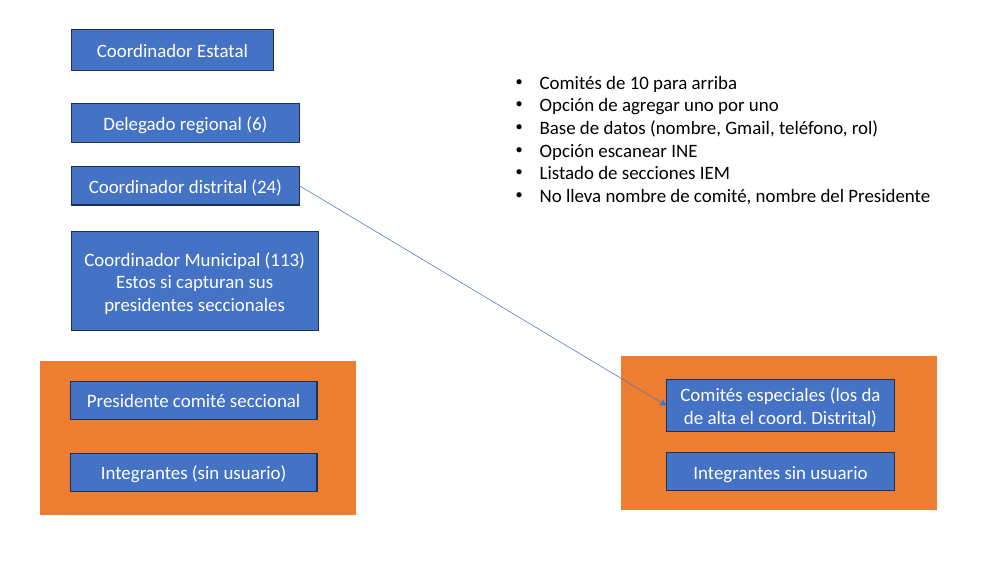
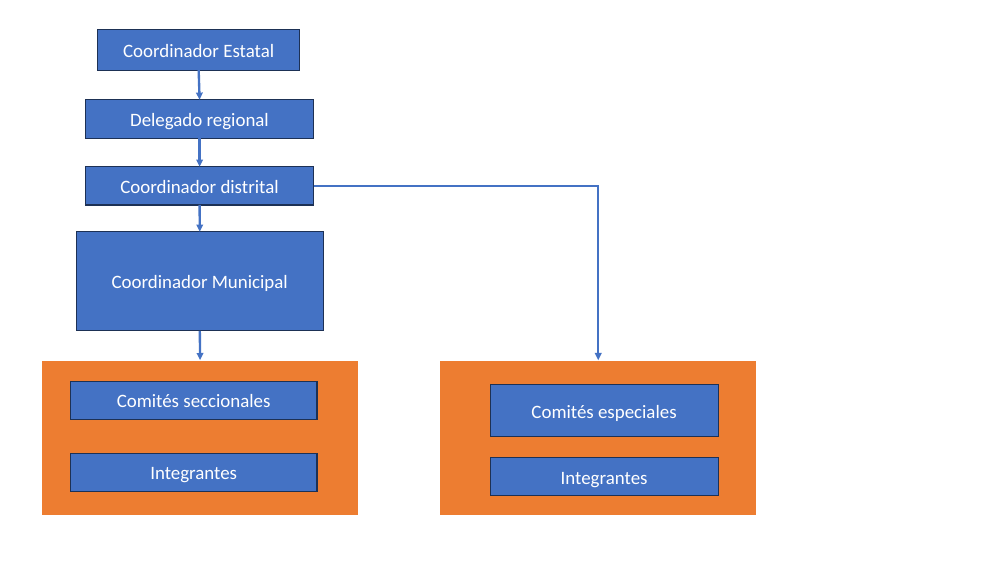
Before and after one commit to jodomaq/r21nueva, a slide deck: slide 1 of files/Reunión 180925.pptx. Drawn at 1008x567 pixels with LibreOffice and Linux fonts; fonts in the diff are those of the drawing. Boxes give left, top, right and bottom in pixels: in the first picture for what was removed or moved away, otherwise in the second. Text is boxed around its words. In the diff, an @@ line names an element or a change of style, - is before the commit and + after.

```diff
--- a/files/Reunión 180925.pptx
+++ b/files/Reunión 180925.pptx
@@ rectangle "Coordinador Estatal": place and size @@
-rectangle "Coordinador Estatal" at [72, 29, 274, 70]
+rectangle "Coordinador Estatal" at [98, 29, 299, 70]
@@ arrow added from (199, 70) to (200, 100), #4472C4 2.25 pt @@
@@ text removed at [540, 76, 930, 205] @@
-• Comités de 10 para arriba
-• Opción de agregar uno por uno
-• Base de datos (nombre, Gmail, teléfono, rol)
-• Opción escanear INE
-• Listado de secciones IEM
-• No lleva nombre de comité, nombre del Presidente
@@ rectangle "Delegado regional": place and size @@
-rectangle "Delegado regional" at [72, 104, 300, 142]
+rectangle "Delegado regional" at [85, 100, 314, 138]
@@ text in rectangle at [130, 113, 269, 130]: text changed @@
-Delegado regional (6)
+Delegado regional
@@ arrow added from (200, 138) to (200, 166), #4472C4 2.25 pt @@
@@ rectangle "Coordinador distrital": place and size @@
-rectangle "Coordinador distrital" at [72, 166, 300, 205]
+rectangle "Coordinador distrital" at [85, 166, 314, 205]
@@ text in rectangle at [120, 180, 279, 193]: text changed @@
-Coordinador distrital (24)
+Coordinador distrital
@@ arrow added from (200, 205) to (200, 231), #4472C4 2.25 pt @@
@@ arrow removed from (299, 186) to (667, 406) @@
@@ elbow arrow added from (314, 186) to (598, 360), #4472C4 2.25 pt @@
@@ rectangle "Coordinador Municipal": place and size @@
-rectangle "Coordinador Municipal" at [72, 231, 318, 330]
+rectangle "Coordinador Municipal" at [76, 231, 323, 330]
@@ text in rectangle at [112, 275, 288, 291]: text changed @@
-Coordinador Municipal (113)
-Estos si capturan sus presidentes seccionales
+Coordinador Municipal
@@ arrow added from (200, 331) to (200, 360), #4472C4 2.25 pt @@
@@ rectangle: place and size @@
-rectangle at [620, 355, 938, 512]
+rectangle at [440, 360, 758, 516]
@@ rectangle "Comités especiales": place and size @@
-rectangle "Comités especiales" at [667, 380, 895, 433]
+rectangle "Comités especiales" at [490, 384, 718, 437]
@@ text in rectangle at [117, 394, 270, 407]: text changed @@
-Presidente comité seccional
+Comités seccionales
@@ text in rectangle at [531, 405, 677, 421]: text changed @@
-Comités especiales (los da de alta el coord. Distrital)
+Comités especiales
@@ text in rectangle at [150, 467, 237, 483]: text changed @@
-Integrantes (sin usuario)
+Integrantes
@@ rectangle "Integrantes": place and size @@
-rectangle "Integrantes" at [667, 452, 895, 491]
+rectangle "Integrantes" at [490, 457, 718, 496]
@@ text in rectangle at [561, 472, 648, 487]: text changed @@
-Integrantes sin usuario
+Integrantes
```
Also in this commit, not shown: 2 slides added, 2 other files.
